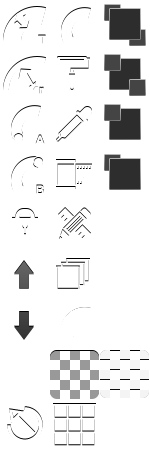
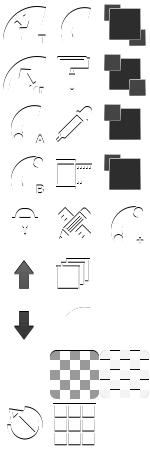
Layered file, before and after one edit (w=150, h=450). Changes by layer:
added group "Fixed" with 5 layers above "End" over [111, 207, 144, 244]
added layer "Ellipse 2 copy" in group "Fixed" over [114, 235, 123, 242]
added layer "Ellipse 2" (2nd of 3, in "Fixed") in group "Fixed" over [134, 208, 143, 217]
added layer "Ellipse 1" (4th of 5, in "Fixed") in group "Fixed" over [111, 207, 138, 241]
added layer "+" in group "Fixed" over [136, 238, 144, 244]
